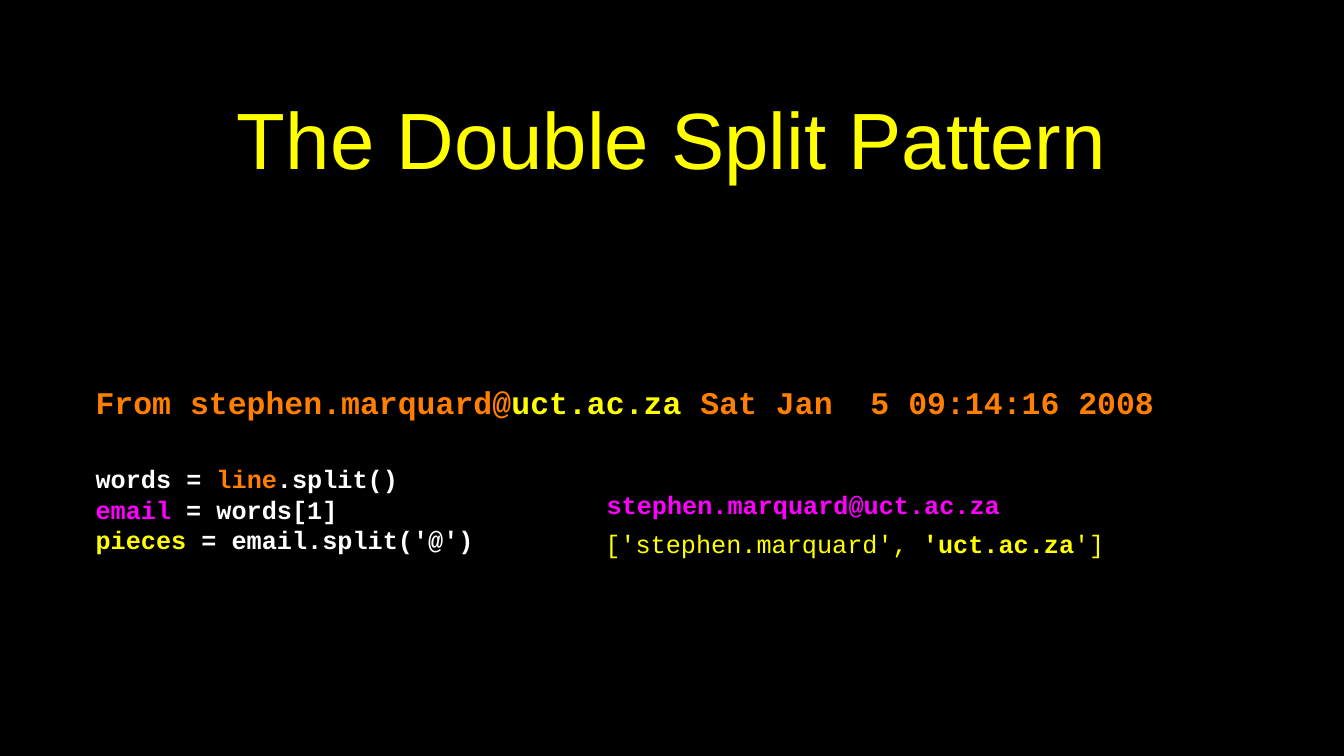
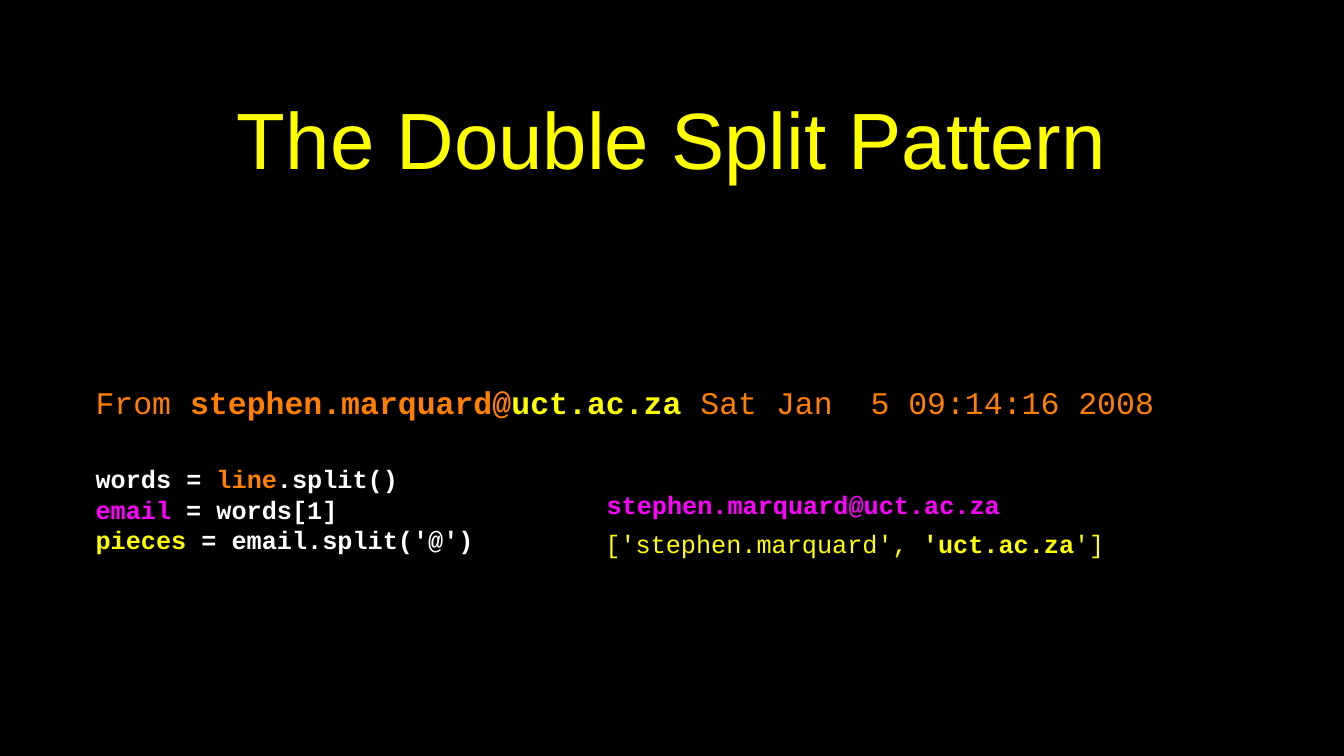
Before and after one commit to csev/py4e, a slide deck: slide 26 of lectures3/Pythonlearn-08-Lists.pptx. Drawn at 1344x756 pixels with LibreOffice and Linux fonts; fonts in the diff are those of the drawing. Boxes give left, top, right and bottom in pixels: in the first picture for what was removed or moved away, otherwise in the second. Text is boxed around its words. In the diff, an @@ line names an element or a change of style, - is before the commit and + after.

```diff
--- a/lectures3/Pythonlearn-08-Lists.pptx
+++ b/lectures3/Pythonlearn-08-Lists.pptx
@@ text "From stephen.marquard@uct.ac.za Sat Jan 5 ..." at [96,391,1154,421]: bold off in "From Sat Jan 5 09:14:16 2008" @@
```
Also in this commit, not shown: 3 other slides changed, 3 other files.
